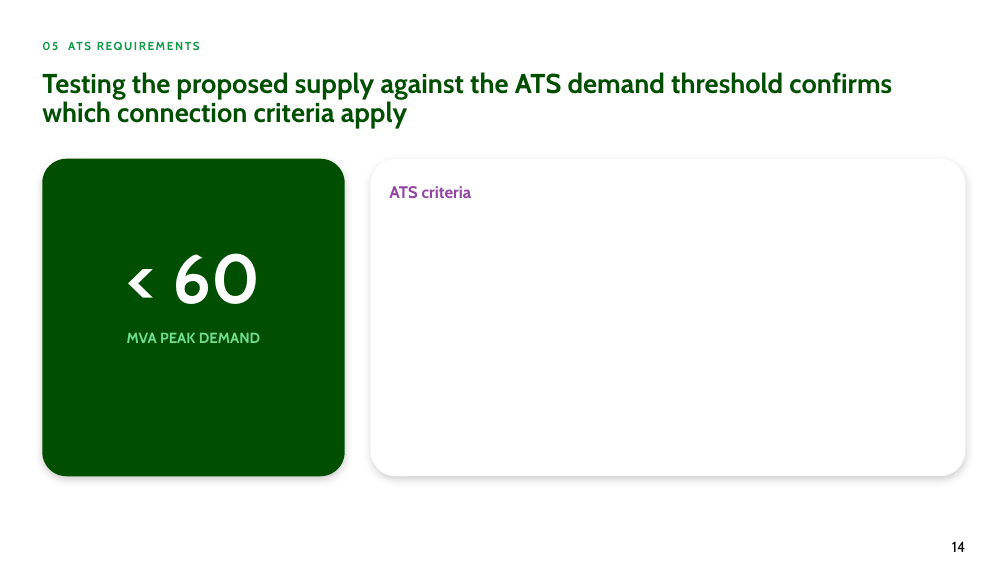
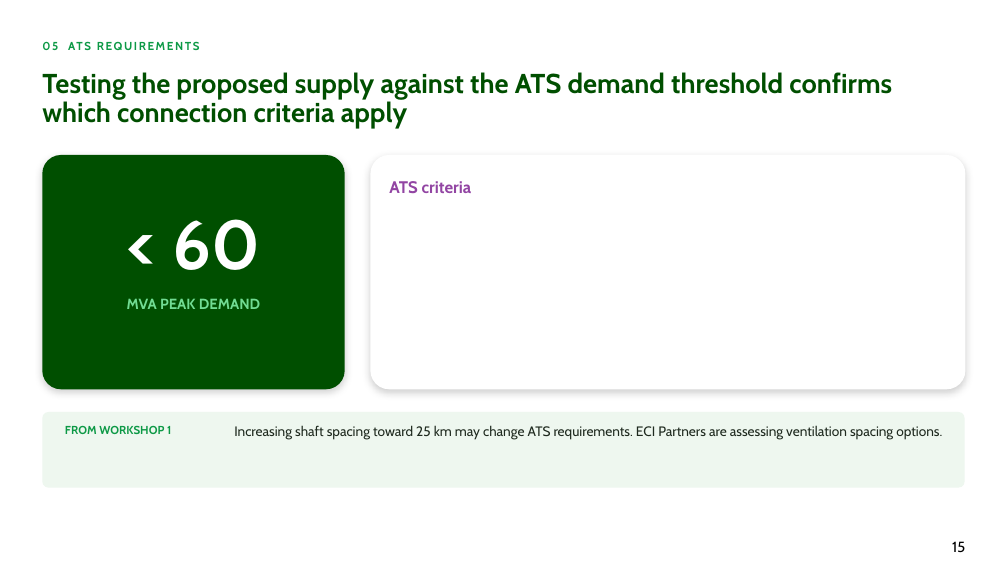
Before and after one commit to alyciawolf02/claude, a slide deck: slide 15 of deliverables/GoFar_Power_and_Grid_Connection_2_Workshop_Structure.pptx (slide 14 before the commit). Drawn at 1008x567 pixels with LibreOffice and Linux fonts; fonts in the diff are those of the drawing; background and template pictures are left out. Boxes give left, top, right and bottom in pixels: in the first picture for what was removed or moved away, otherwise in the second. Text is boxed around its words. In the diff, an @@ line names an element or a change of style, - is before the commit and + after.

```diff
--- a/deliverables/GoFar_Power_and_Grid_Connection_2_Workshop_Structure.pptx
+++ b/deliverables/GoFar_Power_and_Grid_Connection_2_Workshop_Structure.pptx
@@ rounded rectangle: place and size @@
-rounded rectangle at [42, 159, 345, 476]
+rounded rectangle at [42, 155, 345, 389]
@@ rounded rectangle: place and size @@
-rounded rectangle at [371, 159, 966, 476]
+rounded rectangle at [371, 155, 966, 389]
@@ text "ATS criteria": place and size @@
-text "ATS criteria" at [389, 186, 472, 198]
+text "ATS criteria" at [389, 181, 472, 193]
@@ text "< 60": place and size @@
-text "< 60" at [173, 253, 261, 304]
+text "< 60" at [173, 219, 261, 270]
@@ text "MVA PEAK DEMAND": place and size @@
-text "MVA PEAK DEMAND" at [127, 332, 260, 343]
+text "MVA PEAK DEMAND" at [127, 298, 260, 309]
@@ rounded rectangle added at [42, 412, 965, 488], fill #EEF7EF @@
@@ text added at [65, 426, 171, 434], 11 pt, text #0D9946, bold @@
+FROM WORKSHOP 1
@@ text added at [234, 425, 942, 440], 13 pt, text #1F2A1F @@
+Increasing shaft spacing toward 25 km may change ATS requirements. ECI Partners are assessing ventilation spacing options.
@@ page number at [952, 541, 965, 553]: text changed @@
-14
+15
```
Also in this commit, not shown: 9 other slides changed, 1 slide added.
